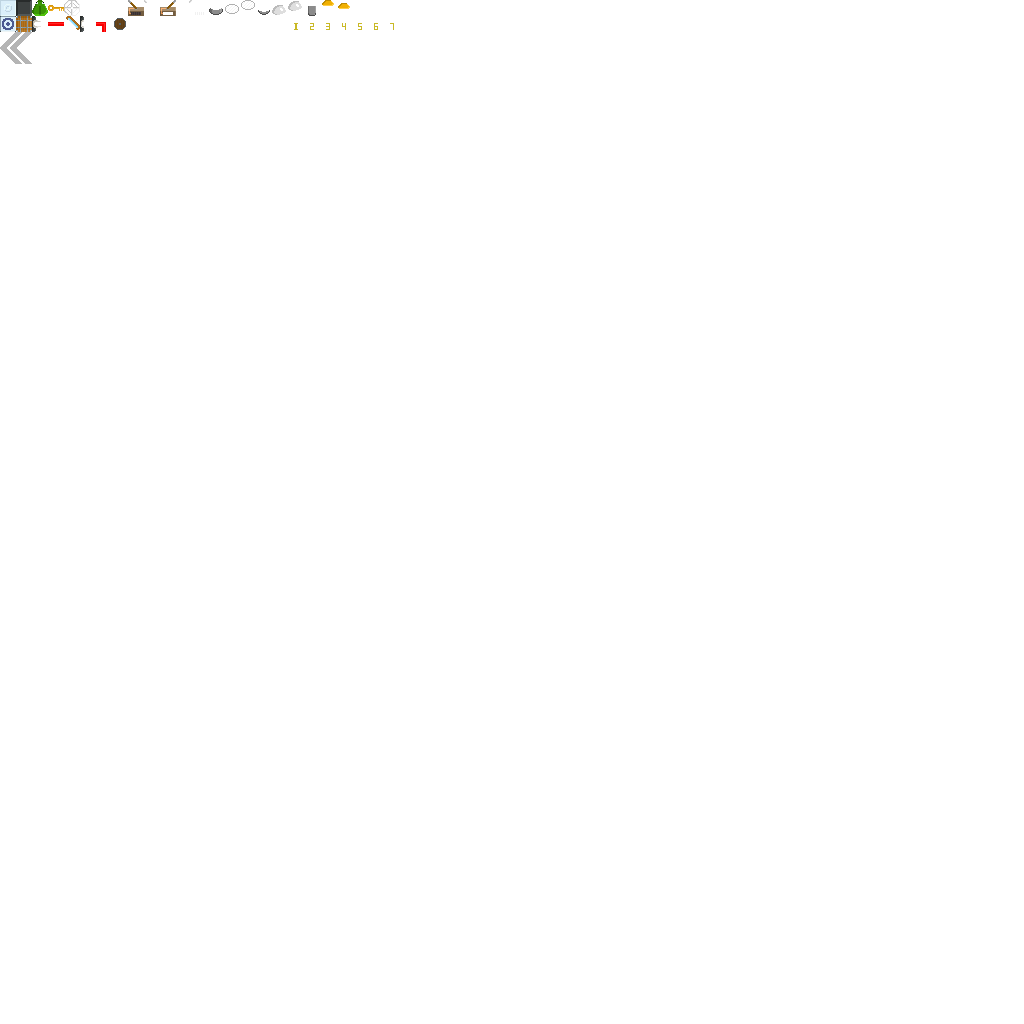
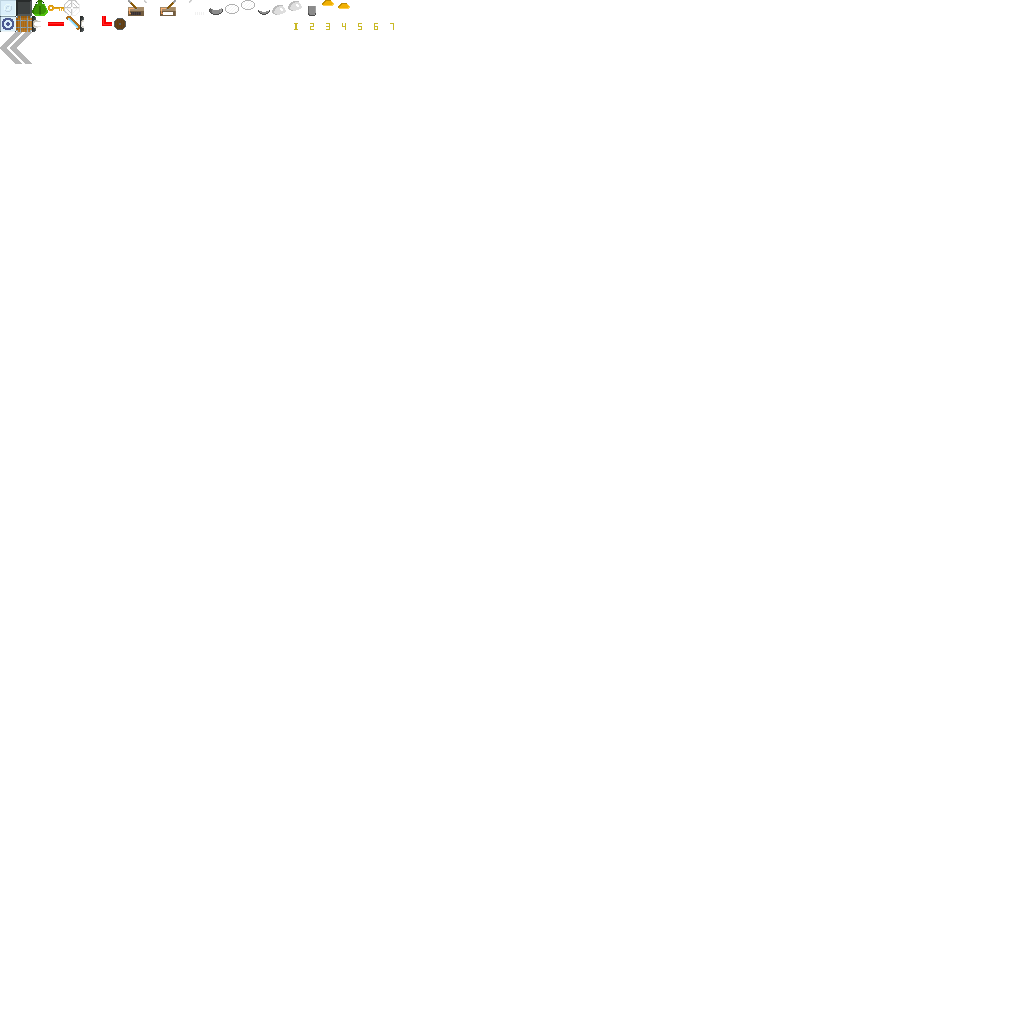
Two versions of the same layered image (1024 x 1024). Layer-by-layer changes:
painted on "LaserAngled" over [96, 16, 112, 32]
